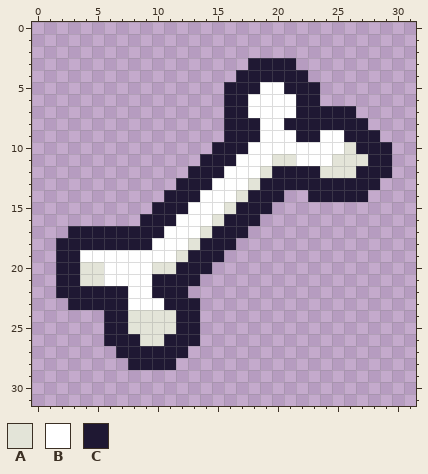
Edited in one commit: pixel-art file (res/img/bone.aseprite). Above: the version before the commit.
32x32 pixels, 1 frame.
Palette (. is transparent): A #e3e4d8  B #ffffff  C #1f1833
The result:
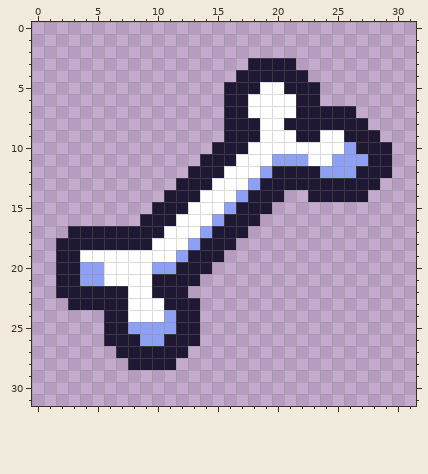
The edit:
@@ palette @@
-A #e3e4d8
+A #8ea0f3
@@ x 20..24 @@
 10 BBBBB
-11 AABBB
+11 AAABB
 12 CCCCA
@@ x 6..12 @@
 23 CCBBBCC
-24 CCAAAAC
+24 CCBBBAC
 25 CCAAAAC
Where, in picture pixels (left, top, right, bottom), the same in both pictures:
changed: (80, 142, 368, 346)
